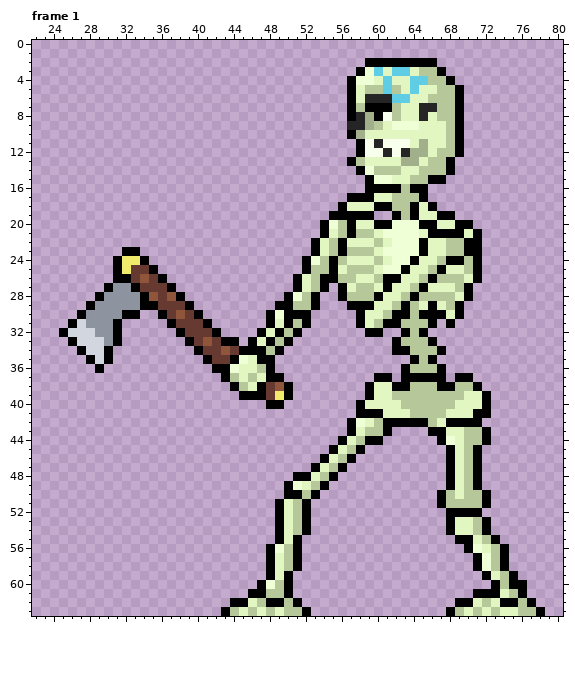
File history of a pixel-art file, Sprites/Skeleton.aseprite. The picture above was drawn from the file before the commit.
92x64 pixels, 1 frame. Colours within 5 levels of each other are drawn and written as one. Shown: frame 1: x 22..80, y 0..63. The commit also changed other frames, which this record leaves out.
The same view after the edit:
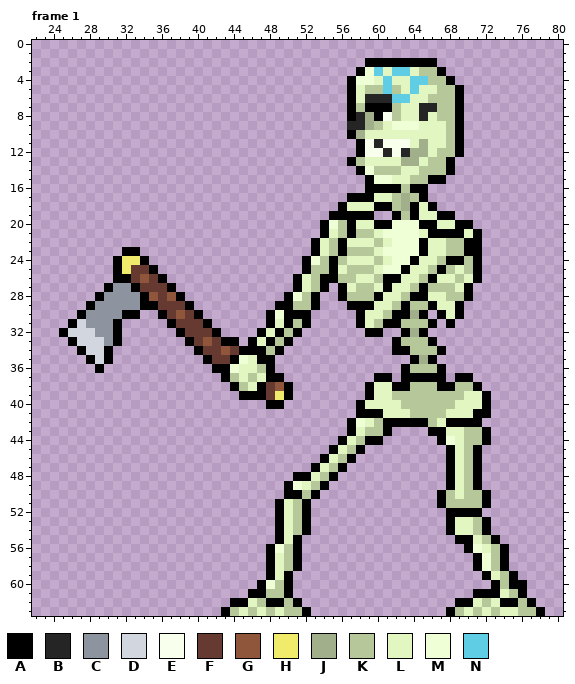
Palette (. is transparent): A #000000  B #252525  C #8d939f  D #d2d6df  E #f8ffed  F #663931  G #8f563b  H #f1eb6c  J #a1b08a  K #b6c89a  L #e1f6c0  M #efffd6  N #5fcde4
Difference:
Frame 1, layer "Layer 1":
Colour A replaces colour K in row 28 at x 65.
Colour J replaces colour K in rows 17 to 18 at x 63; in row 30 at x 64; in row 32 at x 64; in row 35 at x 65.
Colour K replaces colour L in row 25 at x 68; in row 27 at x 66 to 68; in row 28 at x 69; in row 29 at x 65.
Colour L replaces colour K in row 26 at x 67 to 68; in row 27 at x 69; in row 28 at x 66 to 67; in row 29 at x 68.
The author cleared colour A in row 30 at x 66.
Pixel boxes of the changes (left, top, right, bottom) in both pictures:
changed: (401, 193, 410, 211)
changed: (410, 265, 464, 364)
